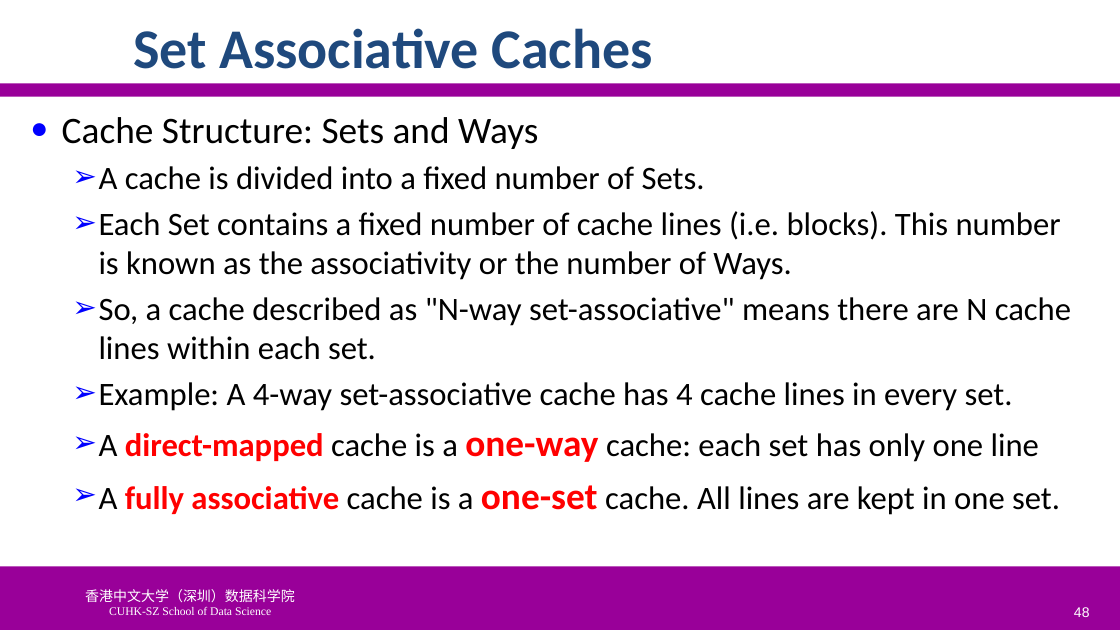
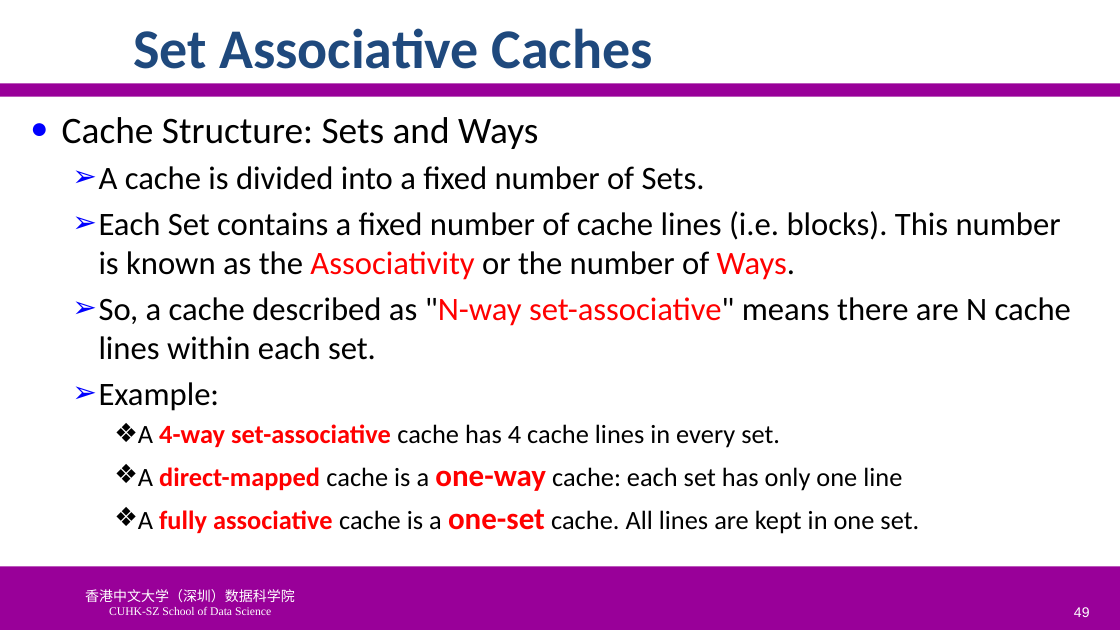
Before and after one commit to SUNCHAOYI923/CMU_CSAPP, a slide deck: slide 49 of slide/CA3060-6-MemHierarchy.pptx (slide 48 before the commit). Drawn at 1120x630 pixels with LibreOffice and Linux fonts; fonts in the diff are those of the drawing; background and template pictures are left out. Boxes give left, top, right and bottom in pixels: in the first picture for what was removed or moved away, otherwise in the second. Text is boxed around its words. In the diff, an @@ line names an element or a change of style, - is before the commit and + after.

```diff
--- a/slide/CA3060-6-MemHierarchy.pptx
+++ b/slide/CA3060-6-MemHierarchy.pptx
@@ text at [99, 211, 1061, 280]: text changed @@
-  ➢ Each Set contains a fixed number of cache lines (i.e. blocks). This number is known as the associativity or the number of Ways.
+  ➢ Each Set contains a fixed number of cache lines (i.e. blocks). This number is known as the Associativity or the number of Ways.
@@ text at [99, 297, 1071, 534]: text colour #000000 to #FF0000 in ""N-way set-associative""; size 28 to 22.7 pt in "A direct-mapped cache is a cache: each ...", "A fully associative cache is a cache. ..."; size 32 to 26.7 pt in "one-way", "one-set"; bullet ➢ to ❖; list level 2 to 3 in "A direct-mapped cache is a ..."; list level 2 to 3 in "A fully associative cache is ..." @@
@@ text at [99, 382, 780, 448]: text changed; size 28 to 22.7 pt @@
-  ➢ Example: A 4-way set-associative cache has 4 cache lines in every set.
+  ➢ Example:
+    ❖ A 4-way set-associative cache has 4 cache lines in every set.
```
Also in this commit, not shown: 40 other slides changed, 5 slides added, 10 slides removed, 31 other files.
